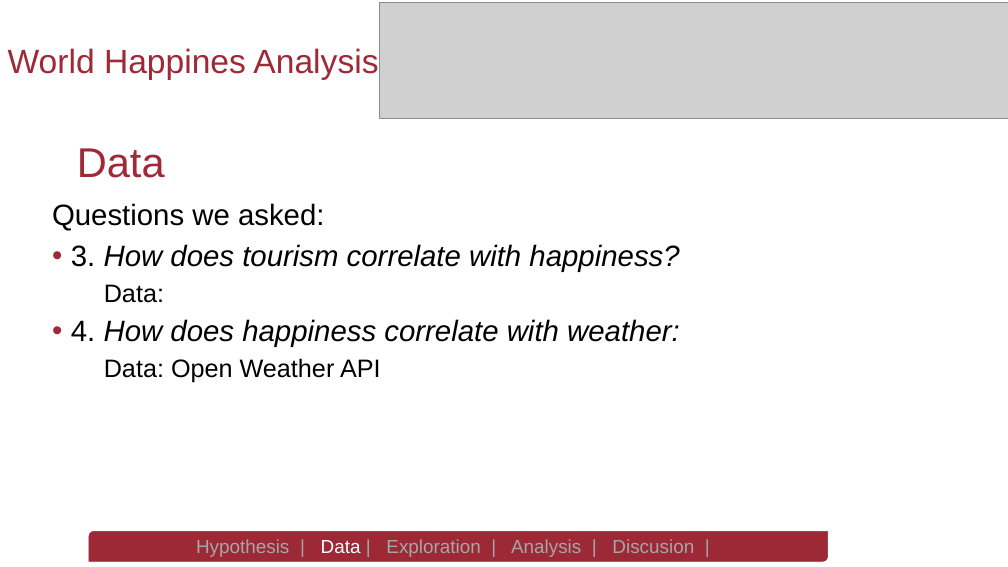
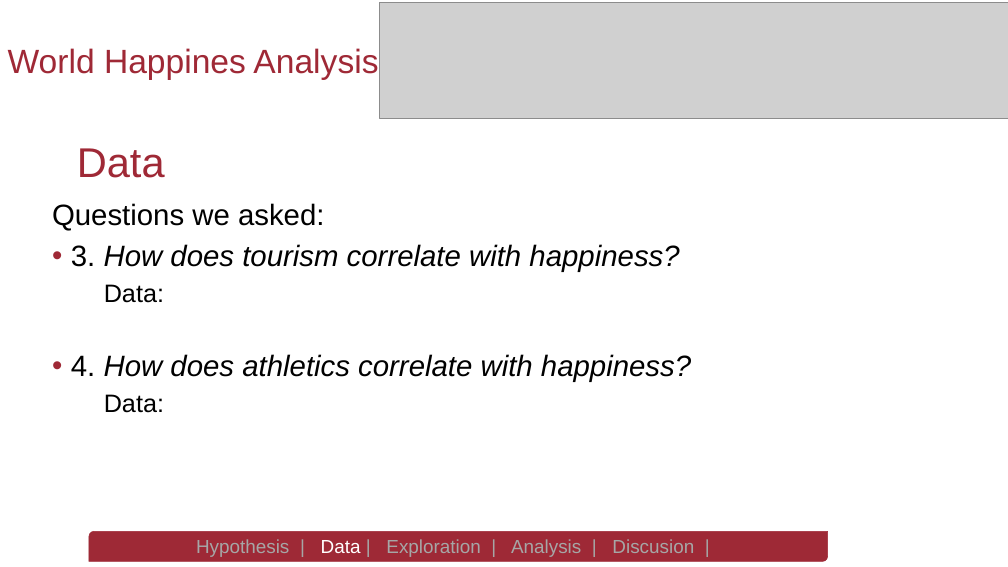
Before and after one commit to spastranas/GroupProject, a slide deck: slide 5 of World Happiness Analysis- Group 4 Final Presentation.pptx (slide 7 before the commit). Drawn at 1008x567 pixels with LibreOffice and Linux fonts; fonts in the diff are those of the drawing; grey boxes stand for pictures; background and template pictures are left out. Boxes give left, top, right and bottom in pixels: in the first picture for what was removed or moved away, otherwise in the second. Text is boxed around its words. In the diff, an @@ line names an element or a change of style, - is before the commit and + after.

```diff
--- a/World Happiness Analysis- Group 4 Final Presentation.pptx
+++ b/World Happiness Analysis- Group 4 Final Presentation.pptx
@@ text at (71,354,691,413): text changed @@
-• 4. How does happiness correlate with weather:
-  Data: Open Weather API
+• 4. How does athletics correlate with happiness?
+  Data:
```
Also in this commit, not shown: 5 other slides changed, 1 slide removed, 1 other file.
